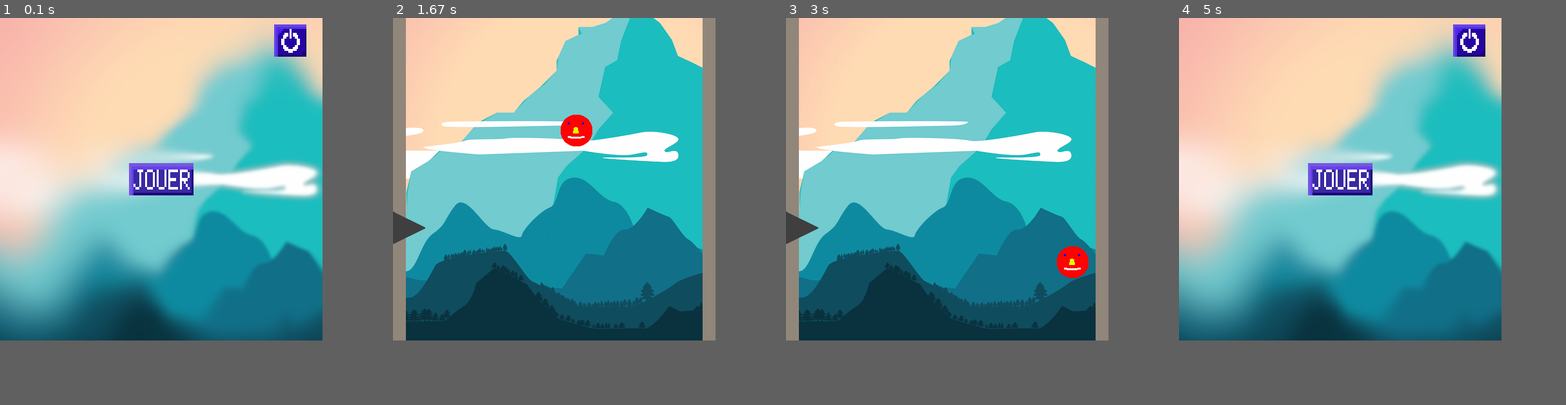
Above: before the commit, frames 1-4 (left to right).
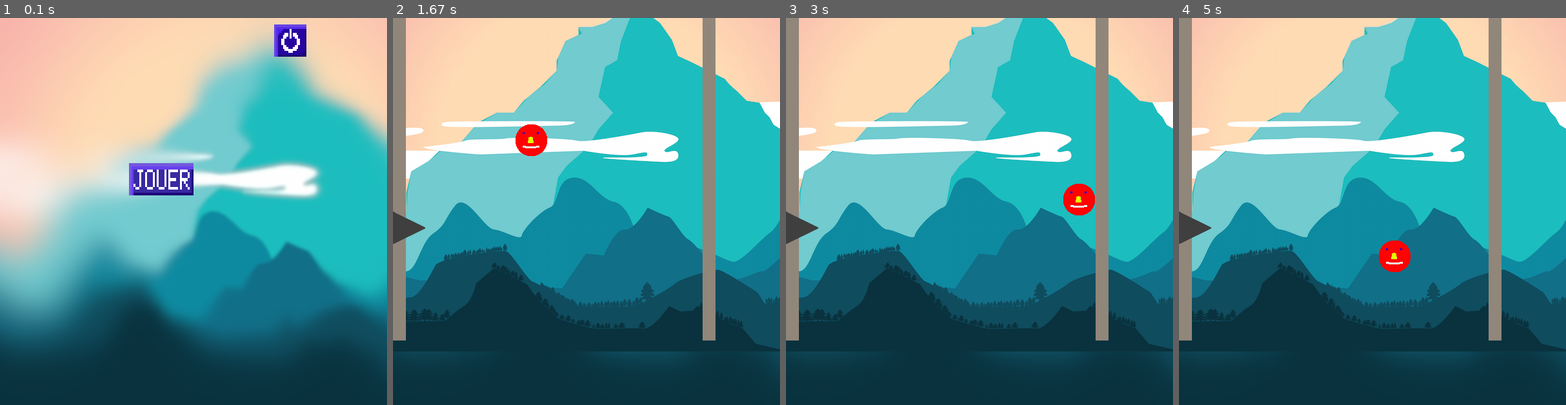
Above: after the commit, the same moments.

Repository: Wissi00/Projet-CMI
Game: pygame game, started from Main.py
Same seed, same stepped clock (60 frames per second), same inputs: the game is played once before the commit and once after it.
Inputs (mouse positions are in pixels of both pictures, inside the frame that each line leads up to):
- Up to frame 1 (0.1 s): no input
- Up to frame 2 (1.67 s): click (555, 180) at 0.38 s; tap Space at 0.67, 1 s; hold Space from 1.33 s (still down)
- Up to frame 3 (3 s): release Space at 1.8 s; click (948, 180) at 2.38 s; tap Space at 2.67 s
- Up to frame 4 (5 s): hold Space 3-3.47 s; tap Space at 3.5, 4.33 s; hold Space 3.83-4.3 s
In our replay, the window is 500x500 before the commit and 600x600 after it. These sizes can differ from the game's own. Grey fills any space a smaller window leaves; there, only what the larger window draws over its background counts as a difference.

The runs differ from the first frame. In frame 1, 24% of the frame differs, in the area x 0-100%, y 0-100%; in frame 2, 15%; in frame 3, 15%; in frame 4, 62%, in the area x 0-100%, y 0-88%.

Commit message:
Réglage de la bascule + ajustement saut

Diff:
--- a/Buttons.py
+++ b/Buttons.py
@@ -1,7 +1,7 @@
 import pygame
 from Variables import *
 
-screen = pygame.display.set_mode((500, 500))
+screen = pygame.display.set_mode((500, 600))
 
 class Button():
     def __init__(self,x,y,image,w,h):
--- a/Game.py
+++ b/Game.py
@@ -21,14 +21,7 @@
             if event.type == pygame.QUIT:
                 pygame.quit()
                 sys.exit()
-        isJumping = pygame.key.get_pressed()[pygame.K_SPACE]
-        Player1.mouvY(isJumping)
-        Player1.rectpoints=[Player1.rect.topleft,Player1.rect.topright,Player1.rect.bottomleft,Player1.rect.bottomright,Player1.rect.center,Player1.rect.midtop,Player1.rect.midbottom,Player1.rect.midleft,Player1.rect.midright]
-        for pique in piques:
-            for point in Player1.rectpoints:
-                if inTriangle(pique.A,pique.B,pique.C, point)==True:
-                    MenuLost()
-        if isJumping:
+        if pygame.key.get_pressed()[pygame.K_SPACE]:
             if jumpdispo:
                 isJumping = True
                 jumpdispo = False
@@ -39,6 +32,12 @@
             if jumpdispo == False:
                 jumpdispo = True
                 isJumping = False
+        Player1.mouvY(isJumping)
+        Player1.rectpoints=[Player1.rect.topleft,Player1.rect.topright,Player1.rect.bottomleft,Player1.rect.bottomright,Player1.rect.center,Player1.rect.midtop,Player1.rect.midbottom,Player1.rect.midleft,Player1.rect.midright]
+        for pique in piques:
+            for point in Player1.rectpoints:
+                if inTriangle(pique.A,pique.B,pique.C, point)==True:
+                    MenuLost()
         Player1.mouvY(isJumping)
         for pique in piques:
             for point in CirclePoints(Player1.rect.w/2, Player1.rect.center):
--- a/Variables.py
+++ b/Variables.py
@@ -1,13 +1,12 @@
 import pygame
 from Buttons import Button
-from pygame.locals import *
 
 global hauteur
 hauteur = 0
 global plafond
 plafond = 150
-size = [500,500]
-screen = pygame.display.set_mode(size, RESIZABLE)
+size = [600,600]
+screen = pygame.display.set_mode(size)
 placeHolder=pygame.image.load("sprites/placeHolder.png")
 Jouer=pygame.image.load("sprites/Jouer.png")
 Power=pygame.image.load("sprites/Power.png")
--- a/classes.py
+++ b/classes.py
@@ -27,9 +27,9 @@
         self.y = y
         self.rect.y=self.y
         self.dir = 1
-        self.vitesseHorizontale = 5
+        self.vitesseHorizontale = 6
         self.vitesseVerticale = 0
-        self.gravite = 6
+        self.gravite = 5
         self.mur1 = mur1
         self.mur2 = mur2
 
@@ -52,7 +52,7 @@
 
     def mouvY(self, jump):
         if jump == False:
-            self.vitesseVerticale= approach(self.vitesseVerticale,5,0.15)
+            self.vitesseVerticale= approach(self.vitesseVerticale,3,0.1)
         else:
             self.vitesseVerticale= -4
         self.y += self.vitesseVerticale
